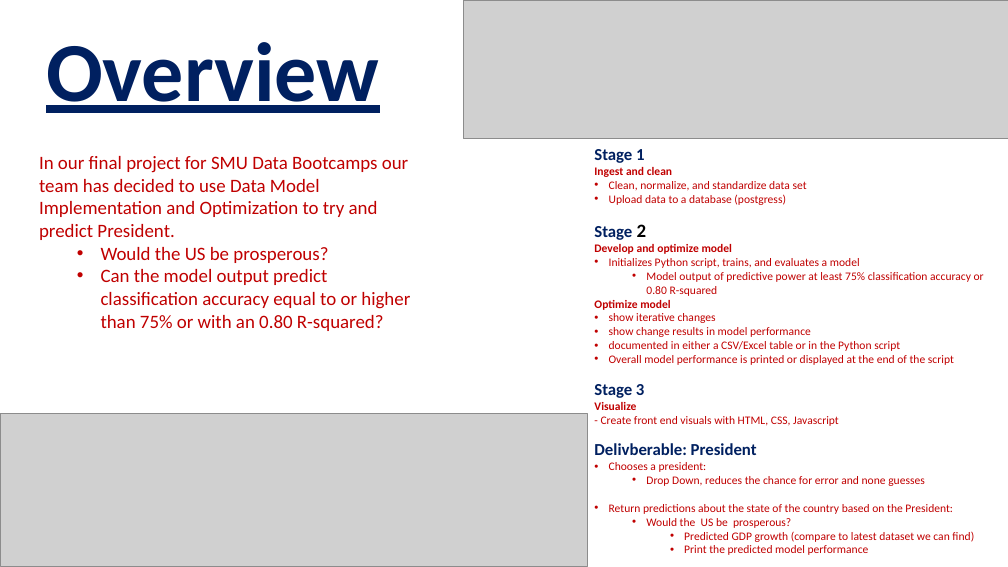
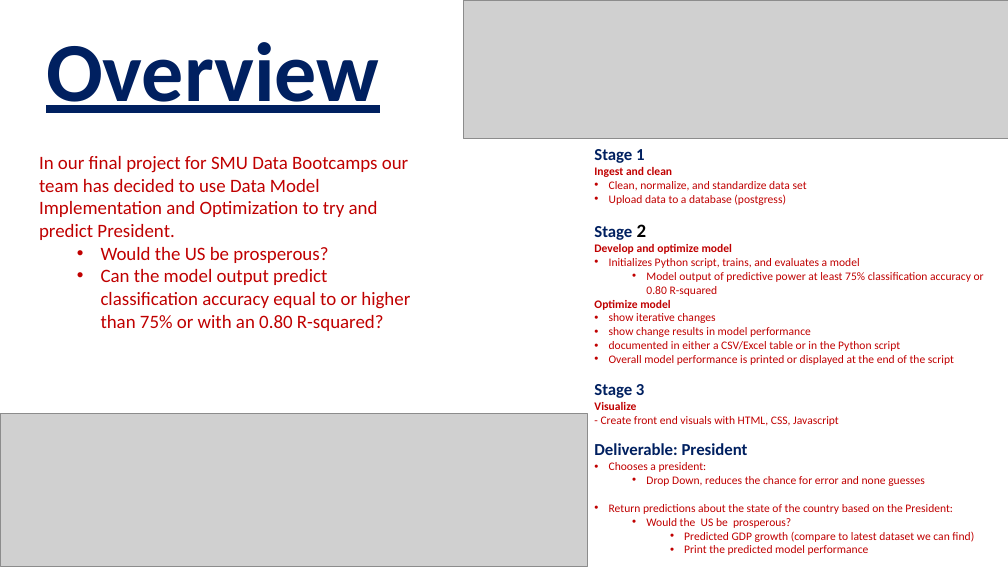
Before and after one commit to Bgrlgymnast/the-a-team, a slide deck: slide 2 of Presidential GDP.pptx. Drawn at 1008x567 pixels with LibreOffice and Linux fonts; fonts in the diff are those of the drawing; grey boxes stand for pictures. Boxes give left, top, right and bottom in pixels: in the first picture for what was removed or moved away, otherwise in the second. Text is boxed around its words. In the diff, an @@ line names an element or a change of style, - is before the commit and + after.

```diff
--- a/Presidential GDP.pptx
+++ b/Presidential GDP.pptx
@@ text at bbox=[594, 443, 748, 455]: text changed @@
-Delivberable: President
+Deliverable: President
```
Also in this commit, not shown: 3 other files.
